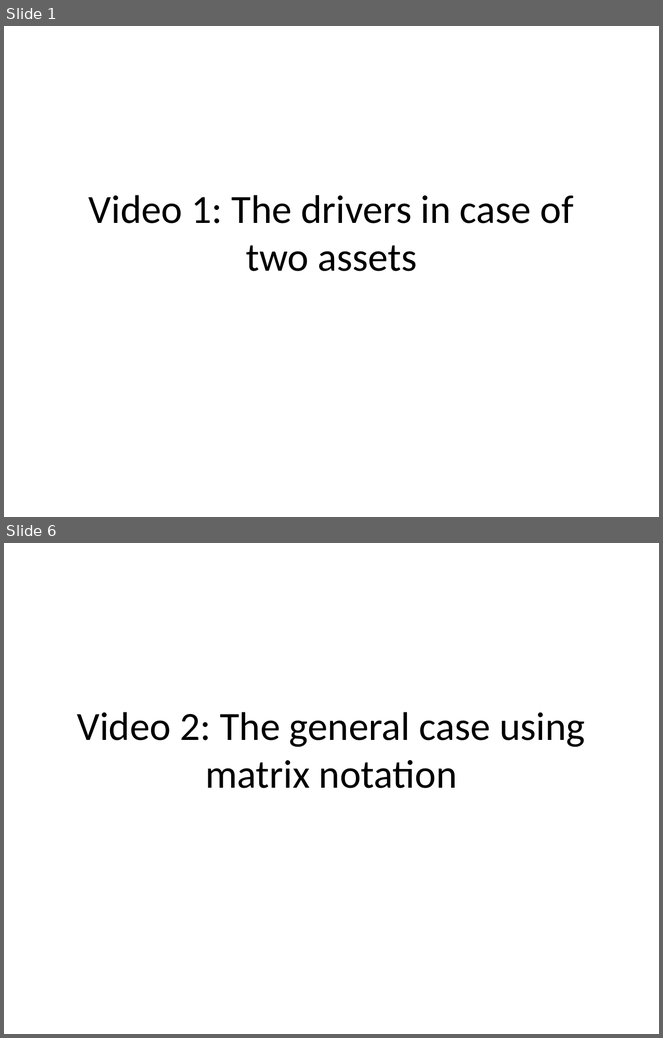
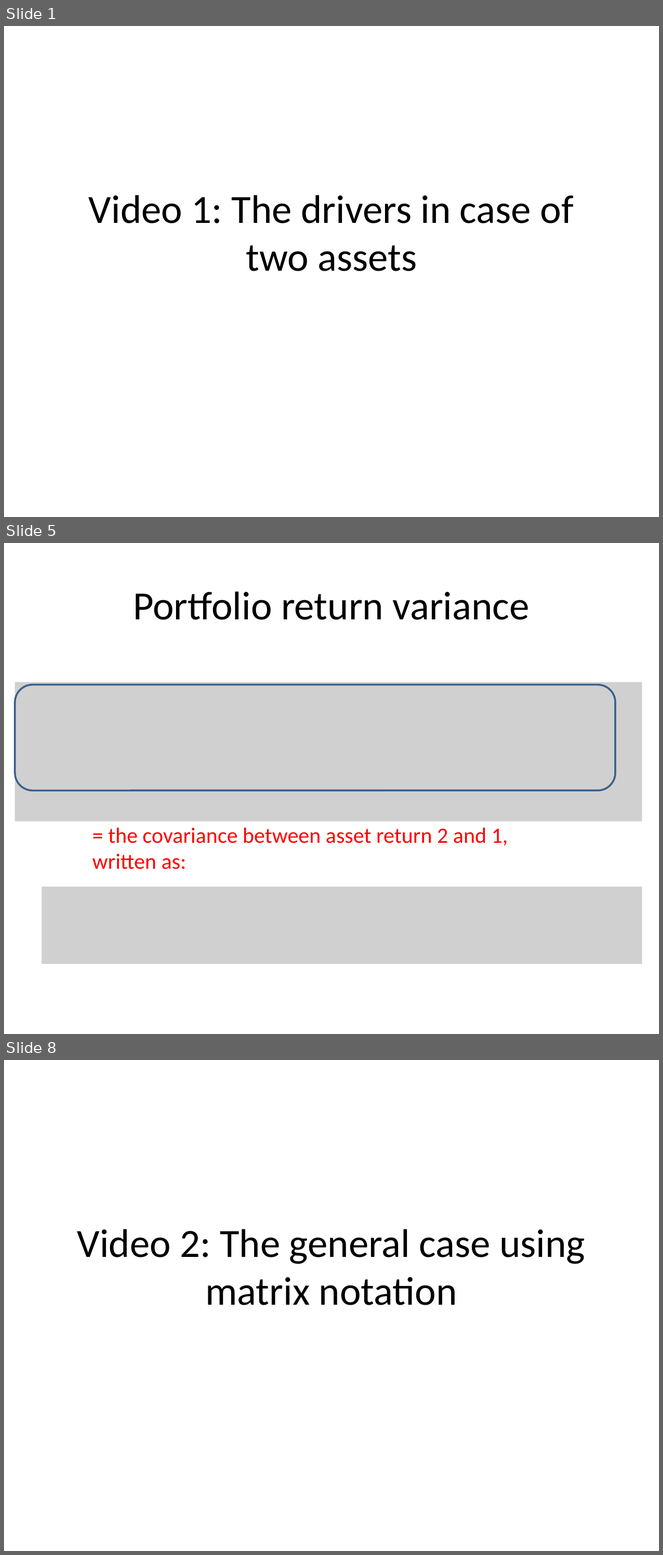
Before and after one commit to saciestudio/courses-intro-portfolio-analysis, a slide deck: slides_backup/Chapter3.pptx. Shown one above the other, each under a label of ours: slides 1 and 6 before the commit, slides 1, 5 and 8 after it; the slides between them are not shown. The pictures are 663x1038 and 663x1555 pixels, drawn with LibreOffice and Linux fonts; fonts in the diff are those of the drawing; grey boxes stand for pictures. Boxes give left, top, right and bottom in pixels: in the first picture for what was removed or moved away, otherwise in the second. Text is boxed around its words. In the diff, an @@ line names an element or a change of style, - is before the commit and + after.

```diff
--- a/slides_backup/Chapter3.pptx
+++ b/slides_backup/Chapter3.pptx
@@ slide 5 added at (4,543,659,1034), background #FFFFFF @@
@@ title added at (133,591,530,620), 44 pt, text #000000 @@
+Portfolio return variance
@@ picture added at (15,682,643,822) @@
@@ rounded rectangle added at (15,684,616,791), outline #3A5F8C 2 pt @@
@@ text added at (92,827,508,870), 24 pt, text #FF0000 @@
+= the covariance between asset return 2 and 1, written as:
@@ picture added at (42,887,643,964) @@
@@ what was slide 6 is now slide 8 @@
```
Also in this commit, not shown: 1 slide changed, 10 other slides added, 2 other files.
